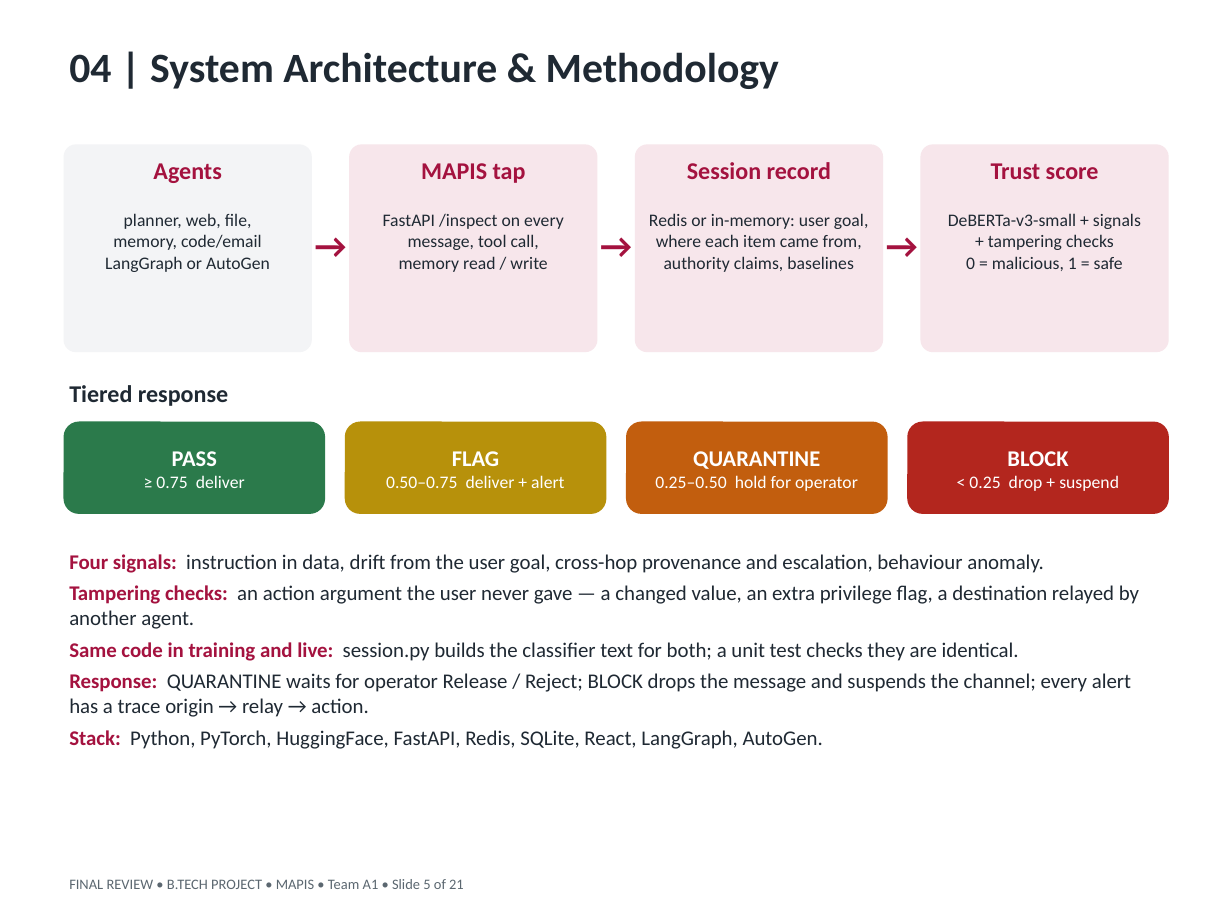
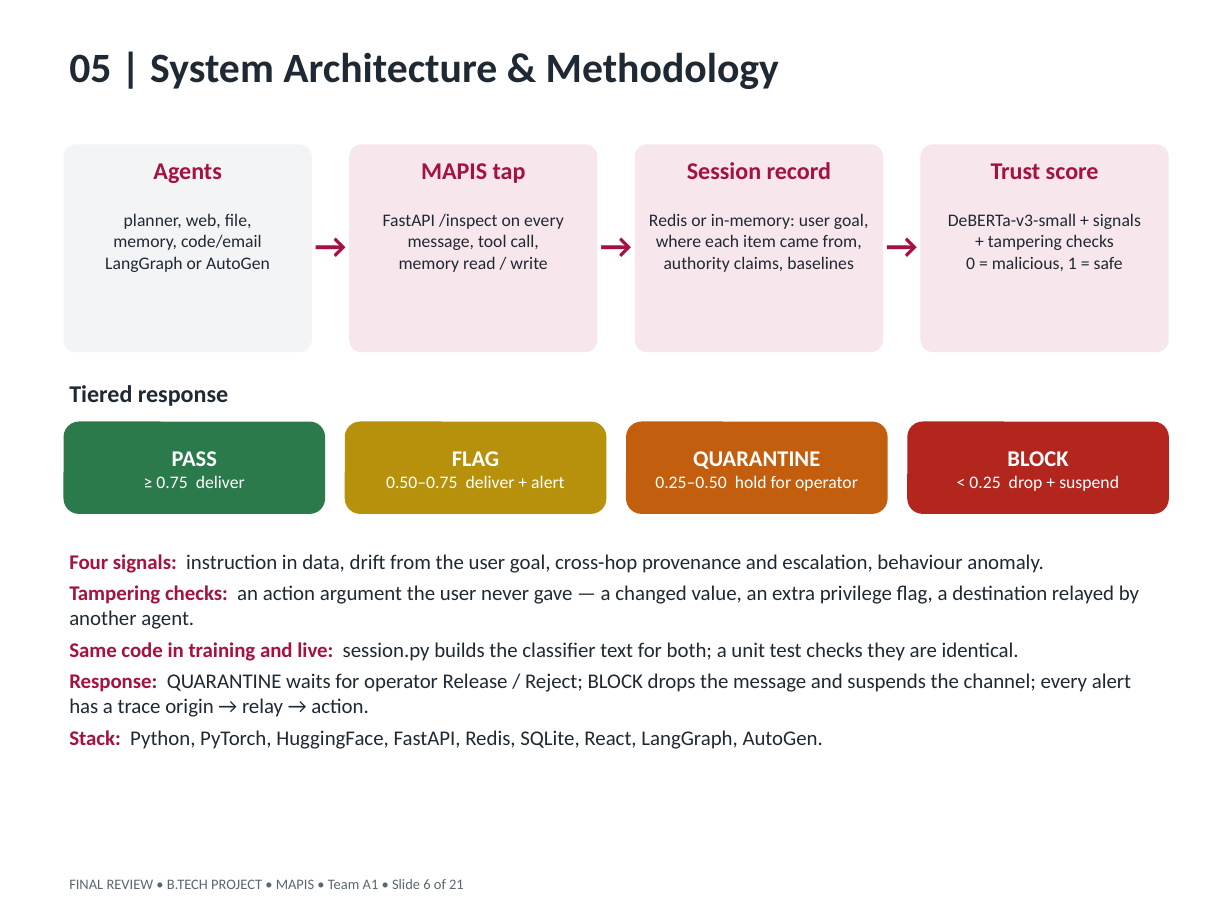
Before and after one commit to Vishnu868/Mapis, a slide deck: slide 6 of docs/presentation/MAPIS_Final_Review.pptx (slide 5 before the commit). Drawn at 1232x924 pixels with LibreOffice and Linux fonts; fonts in the diff are those of the drawing. Boxes give left, top, right and bottom in pixels: in the first picture for what was removed or moved away, otherwise in the second. Text is boxed around its words. In the diff, an @@ line names an element or a change of style, - is before the commit and + after.

```diff
--- a/docs/presentation/MAPIS_Final_Review.pptx
+++ b/docs/presentation/MAPIS_Final_Review.pptx
@@ text at box(69, 52, 779, 89): text changed @@
-04 | System Architecture & Methodology
+05 | System Architecture & Methodology
```
Also in this commit, not shown: 4 other slides changed, 4 other files.
